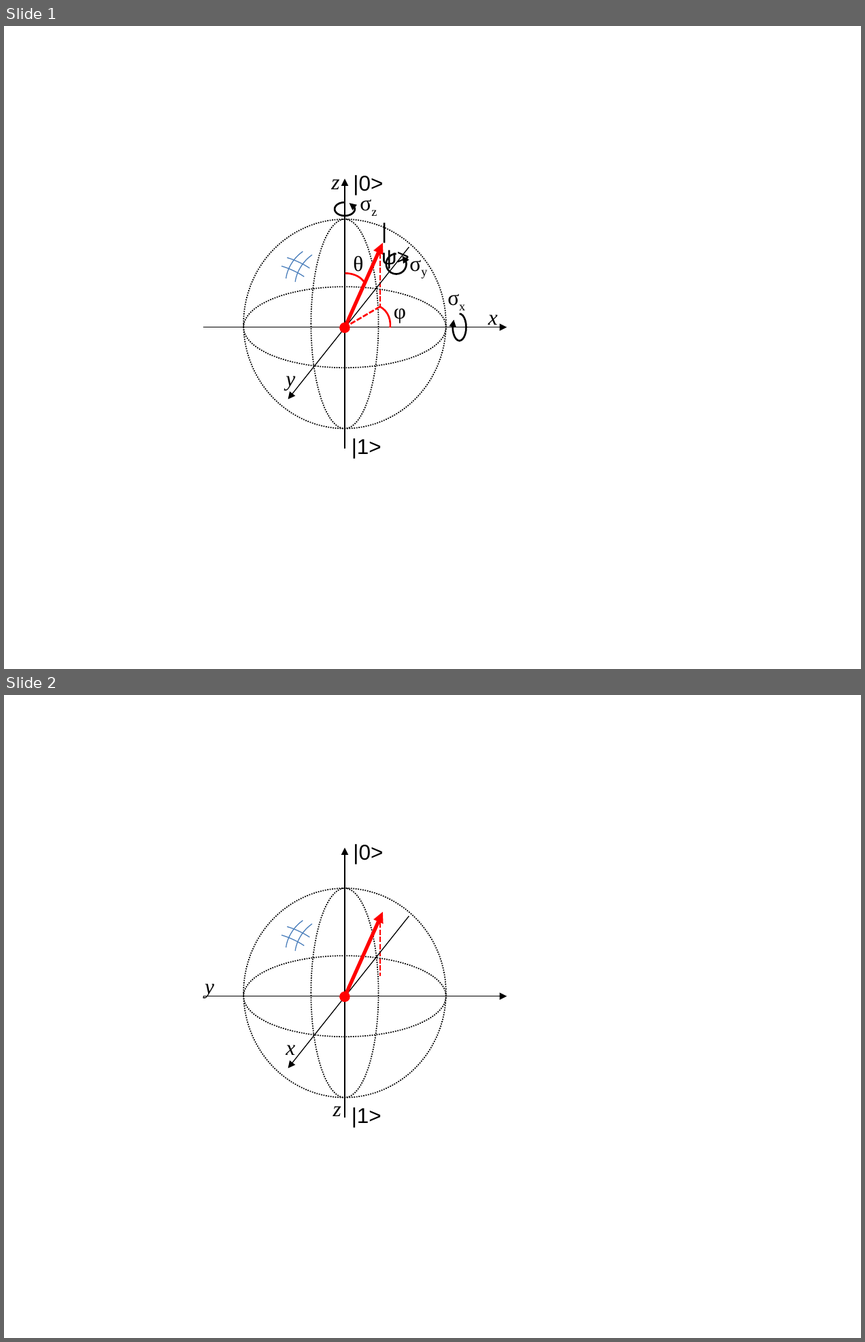
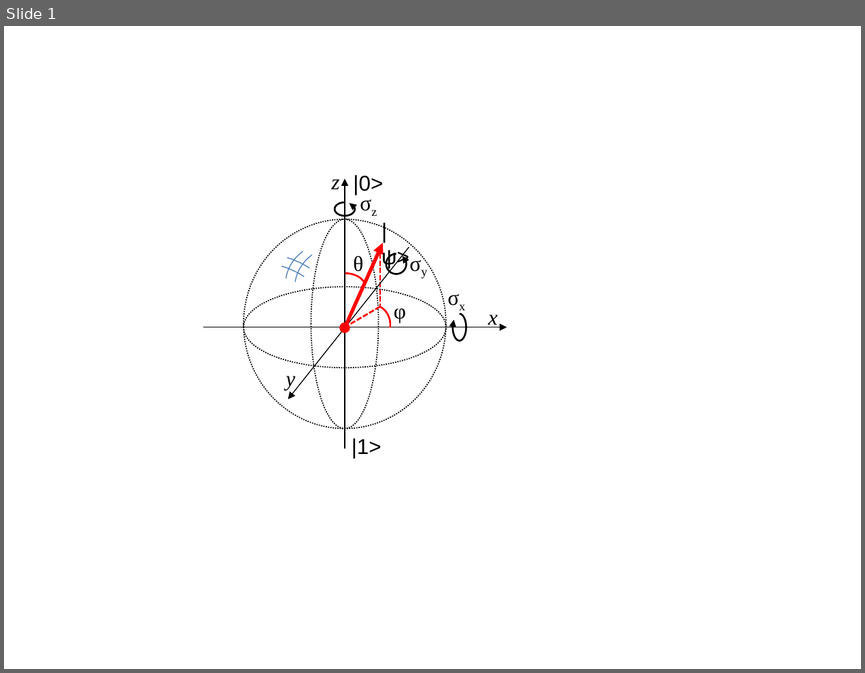
Before and after one commit to adewes/phd-thesis-physics, a slide deck: material/figures/introduction/bloch_sphere.pptx. Shown one above the other, each under a label of ours: slides 1 and 2 before the commit, slide 1 after it. The pictures are 865x1342 and 865x673 pixels, drawn with LibreOffice and Linux fonts; fonts in the diff are those of the drawing. Boxes give left, top, right and bottom in pixels: in the first picture for what was removed or moved away, otherwise in the second. Text is boxed around its words. In the diff, an @@ line names an element or a change of style, - is before the commit and + after.

```diff
--- a/material/figures/introduction/bloch_sphere.pptx
+++ b/material/figures/introduction/bloch_sphere.pptx
@@ slide 2 removed at (4, 695, 861, 1338), background #FFFFFF @@
@@ arrow removed from (345, 1117) to (345, 847) @@
@@ text removed at (353, 844, 383, 864) @@
-|0>
@@ ellipse removed at (244, 888, 446, 1097) @@
@@ ellipse removed at (311, 888, 379, 1097) @@
@@ arc (boxed as its full ellipse) removed at (262, 917, 329, 966) @@
@@ arc (boxed as its full ellipse) removed at (277, 909, 335, 972) @@
@@ arc (boxed as its full ellipse) removed at (286, 912, 345, 976) @@
@@ arrow removed from (409, 916) to (288, 1068) @@
@@ double arrow removed from (345, 997) to (383, 912) @@
@@ line removed from (380, 915) to (380, 976) @@
@@ arc (boxed as its full ellipse) removed at (256, 926, 324, 974) @@
@@ ellipse removed at (244, 955, 446, 1036) @@
@@ arrow removed from (203, 996) to (507, 996) @@
@@ text removed at (205, 983, 214, 998) @@
-y
@@ text removed at (286, 1045, 295, 1059) @@
-x
@@ text removed at (333, 1106, 341, 1116) @@
-z
@@ text removed at (351, 1107, 381, 1127) @@
-|1>
```
Also in this commit, not shown: 1 slide added, 7 other files.
